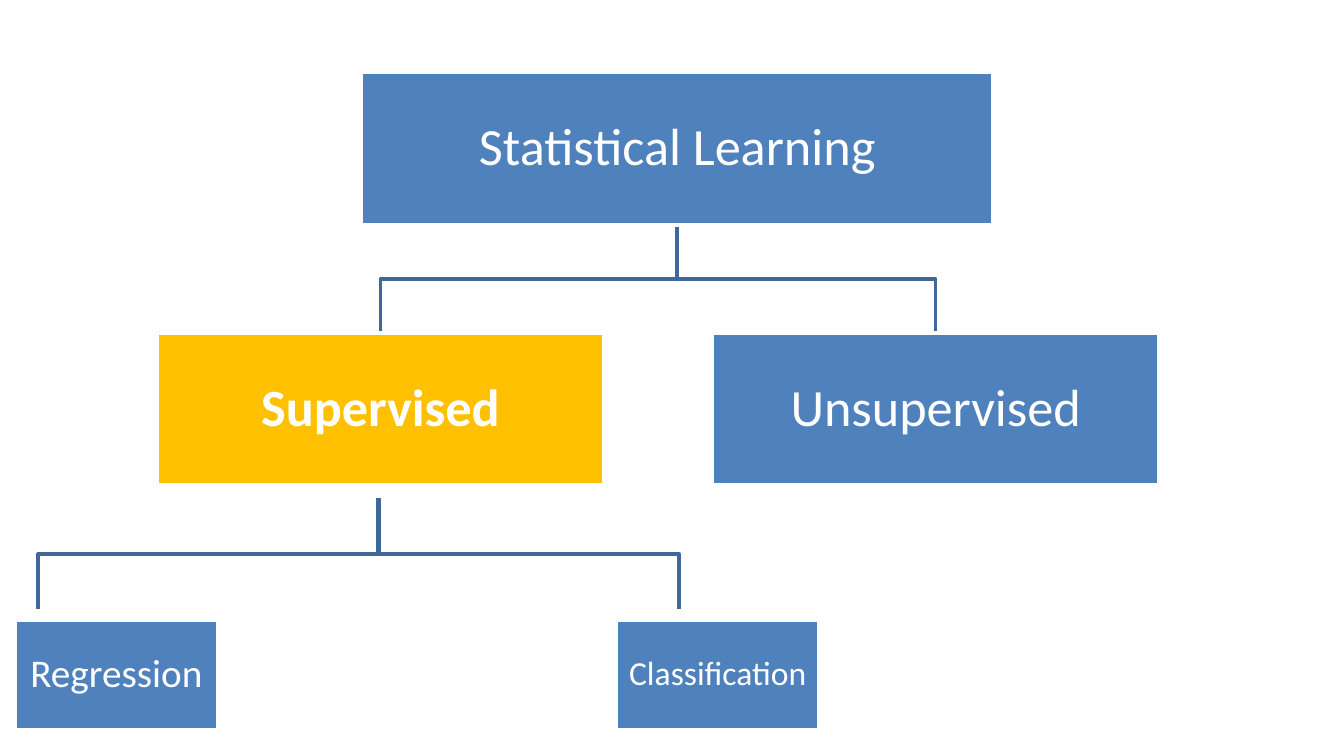
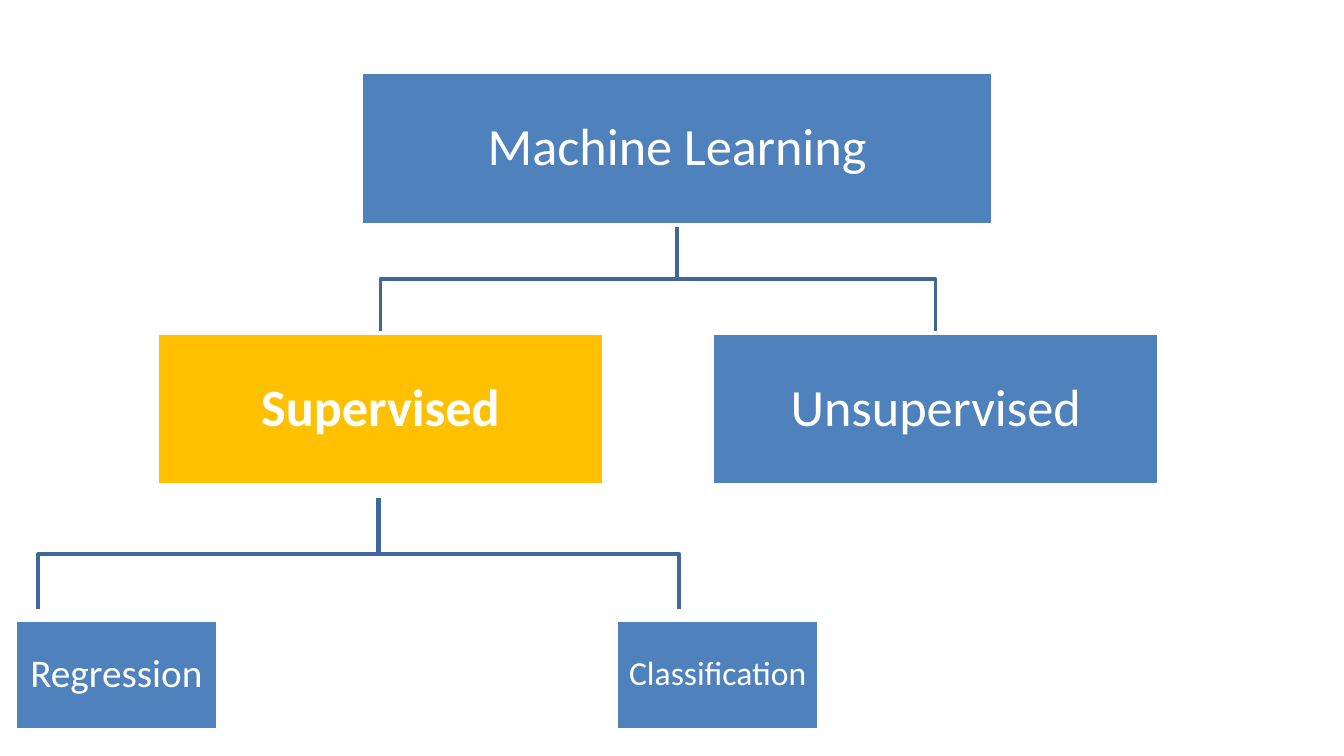
Before and after one commit to krisawilson/knn-workshop-spr25, a slide deck: slide 19 of k-nearest-neighbors.pptx. Drawn at 1344x756 pixels with LibreOffice and Linux fonts; fonts in the diff are those of the drawing; background and template pictures are left out. Boxes give left, top, right and bottom in pixels: in the first picture for what was removed or moved away, otherwise in the second. Text is boxed around its words. In the diff, an @@ line names an element or a change of style, - is before the commit and + after.

```diff
--- a/k-nearest-neighbors.pptx
+++ b/k-nearest-neighbors.pptx
@@ text at (x1=488, y1=128, x2=867, y2=174): text changed @@
-Statistical Learning
+Machine Learning
```
Also in this commit, not shown: 6 other slides changed.
